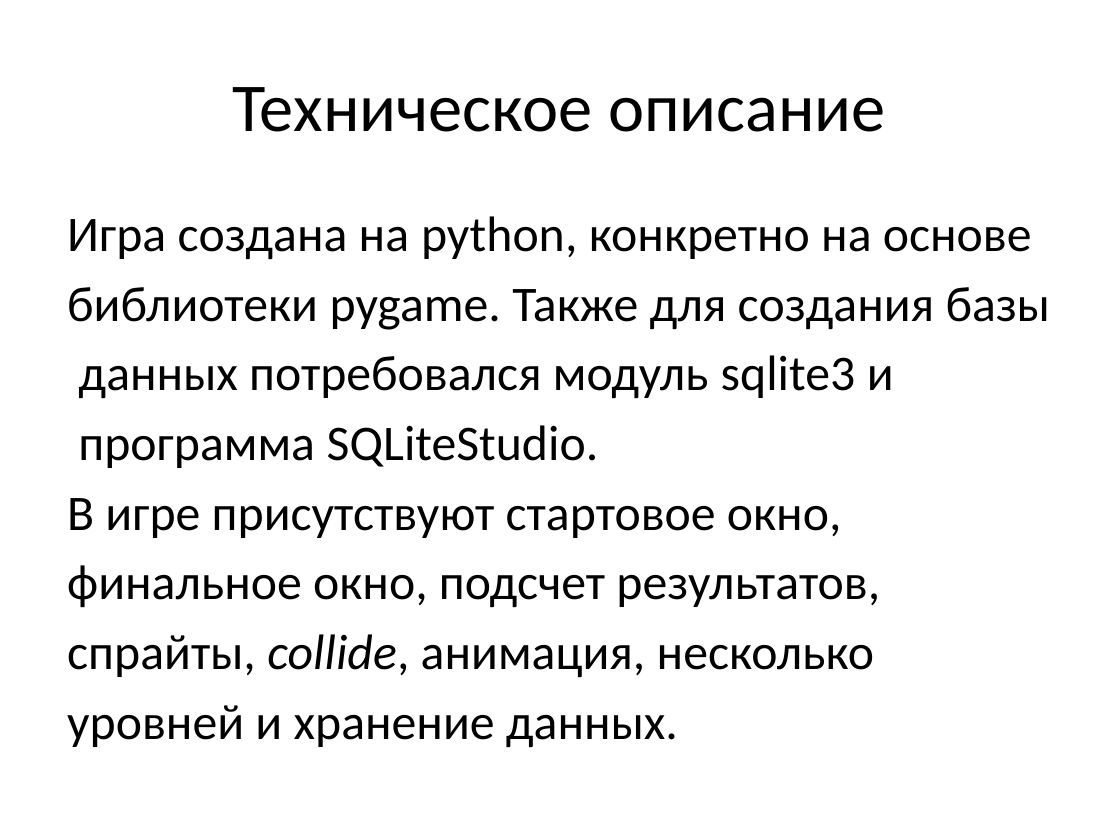
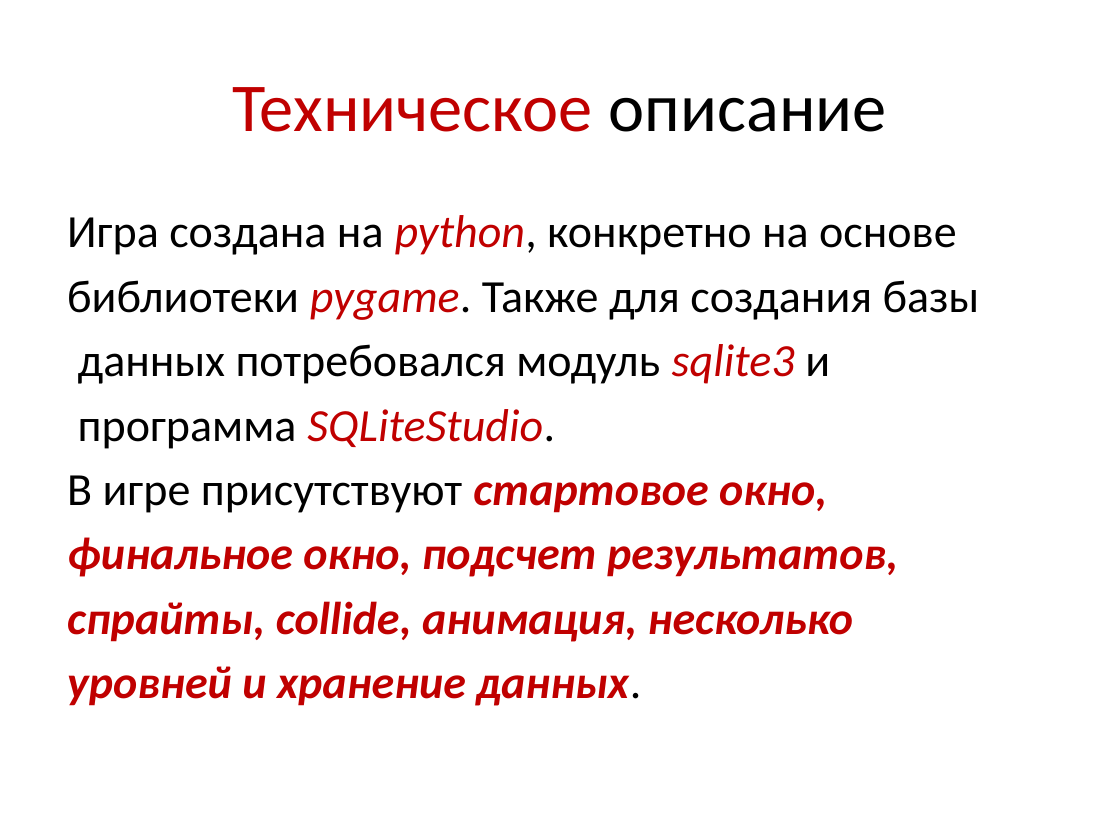
Before and after one commit to Katja19999/project, a slide deck: slide 5 of Презентация.pptx. Drawn at 1120x840 pixels with LibreOffice and Linux fonts; fonts in the diff are those of the drawing. Boxes give left, top, right and bottom in pixels: in the first picture for what was removed or moved away, otherwise in the second. Text is boxed around its words. In the diff, an @@ line names an element or a change of style, - is before the commit and + after.

```diff
--- a/Презентация.pptx
+++ b/Презентация.pptx
@@ title "Техническое описание" at bbox=[233, 87, 887, 132]: text colour #000000 to #C00000 in "Техническое" @@
@@ text "Игра создана на python, конкретно ..." at bbox=[67, 215, 980, 706]: size 32 to 29.6 pt; text colour #000000 to #C00000, italic on in "python,", "pygame.", "sqlite3", "SQLiteStudio." and 4 more places; bold on in "стартовое окно,", "финальное окно, подсчет результатов,", "спрайты, collide, анимация, несколько", "уровней и хранение данных." @@
```
Also in this commit, not shown: 3 other slides changed.
